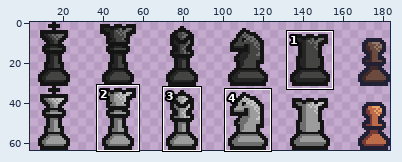
Sprite sheet -- game/assets/chess.png. Above, an overview of the earlier version with the close-up marked.
Close-up. The starting point:
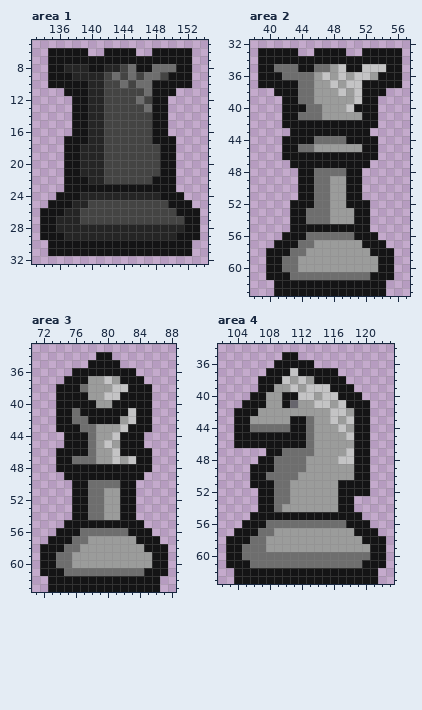
The file is 184x64 pixels. Shown: area 1: x 133..154, y 5..32; area 2: x 38..57, y 32..63; area 3: x 71..88, y 33..63; area 4: x 102..123, y 34..63. The wide view leaves out empty margins. The commit also changed other parts of the picture, which this record leaves out.
After the commit:
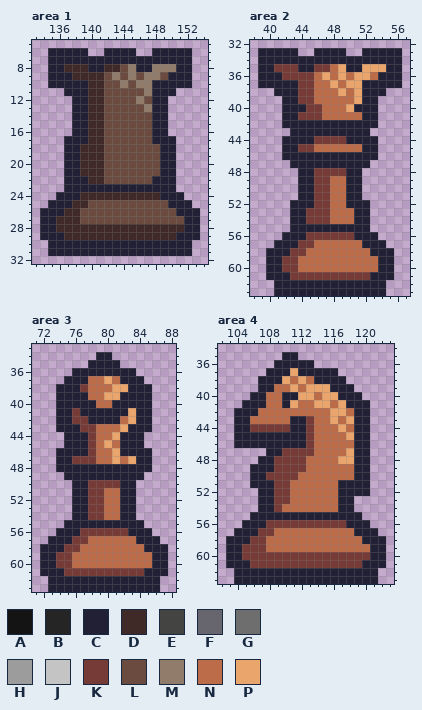
Palette (. is transparent): A #141415  B #252525  C #222034  D #3f2a28  E #444443  F #67656d  G #6e6e6e  H #9b9c9b  J #c4c4c5  K #763b36  L #6b4b3f  M #917b6a  N #bd6c4a  P #eaa56c
The edit:
Changed rows in their new state; - is an unchanged pixel.
Area 1:
first column x 134:
 6 -CCCCC--CCCC--CCCCC-
 7 -CCCCCCCCCCCCCCCCCC-
 8 -CCDDDCCDDLMCCMMMCC-
 9 -CCCDDDDLMLMLMMLCCC-
10 -CCCCCDDLLMLMMCCCCC-
11 ---CCCDDLLLLLMCCC---
12 ----CCDDLLLLMLCC----
13 ----CCDDLLLLLMCC----
14 ----CCDDLLLLLLCC----
15 ----CCDDLLLLLLCC----
16 ----CCDDLLLLLLCC----
17 ---CCCDDLLLLLLCCC---
18 ---CCDDDLLLLLLLCC---
19 ---CCDDDLLLLLLLCC---
20 ---CCDDDLLLLLLLCC---
21 ---CCDDDLLLLLLLCC---
22 ---CCCDDLLLLLLCCC---
23 ---CCCCCCCCCCCCCC---
24 --CCCDDDDDDDDDDCCC--
25 -CCCDDLLLLLLLLLLCCC-
26 CCCDDLLLLLLLLLLLLCCC
27 CCDDDLLLLLLLLLLLLLCC
28 CCDDDDDDDDDDDDDDDDCC
29 CCCDDDDDDDDDDDDDDCCC
30 -CCCCCCCCCCCCCCCCCC-
31 -CCCCCCCCCCCCCCCCCC-
Area 2:
first column x 39:
33 CCCCC--CCCC--CCCCC
34 CCCCCCCCCCCCCCCCCC
35 CCKKKCCKKNPCCPPPCC
36 CCCKKKKNPNPNPPNCCC
37 CCCCCKKNNPNPPCCCCC
38 --CCCKKNNNPNPCCC--
39 ---CCKKNNNNNPCC---
40 ---CCCKKNNNPCCC---
41 ---CCKKKNNNNNCC---
42 ---CCCCCCCCCCCC---
43 ----CCCCCCCCCC----
44 ---CCCCKKKKCCCC---
45 ---CCKKNNNNNNCC---
46 ---CCCCCCCCCCCC---
47 ----CCCCCCCCCC----
48 -----CCKKKKCC-----
49 -----CCKKNNCC-----
50 -----CCKKNNCC-----
51 -----CCKKNNCC-----
52 ----CCCKKNNCCC----
53 ----CCKKKNNNCC----
54 ----CCKKKNNNCC----
55 ----CCCCCCCCCC----
56 ---CCCKKKKKKCCC---
57 --CCCKKNNNNNNCCC--
58 -CCCKKNNNNNNNNCCC-
59 -CCKKNNNNNNNNNNCC-
60 -CCKKNNNNNNNNNNCC-
61 -CCCKKKKKKKKKKCCC-
62 --CCCCCCCCCCCCCC--
63 --CCCCCCCCCCCCCC--
Area 3:
first column x 72:
34 -------CC-------
35 ------CCCC------
36 ----CCCCCCCC----
37 ---CCCNNPNCCC---
38 --CCCKNNNPPCCC--
39 --CCCCNNPPCCCC--
40 --CCCCCNNCCCCC--
41 --CCKCCCCCCPCC--
42 --CCKKCCCCNPCC--
43 --CCCKKNNNPCCC--
44 ---CCCKNNPCCC---
45 ---CCCKNPNCCC---
46 --CCCCKNNPCCCC--
47 --CCKKKNNPNPCC--
48 --CCCCCCCCCCCC--
49 ---CCCCCCCCCC---
50 ----CCKKKKCC----
51 ----CCKKNNCC----
52 ----CCKKNNCC----
53 ----CCKKNNCC----
54 ----CCKKNNCC----
55 ---CCCCCCCCCC---
56 --CCCKKKKKKCCC--
57 -CCCKKNNNNNNCCC-
58 CCCKKNNNNNNNNCCC
59 CCKKNNNNNNNNNNCC
60 CCKKNNNNNNNNNNCC
61 CCCKKKKKKKKKKCCC
62 -CCCCCCCCCCCCCC-
63 -CCCCCCCCCCCCCC-
Area 4:
first column x 103:
35 -------CC-----------
36 ------CCCCC---------
37 -----CCCPCCCCC------
38 ----CCCPNPNCCCC-----
39 ----CCNNPNPPPCCC----
40 ---CCNNCCPPNPPCCC---
41 --CCCNNCPNNPPNPCCC--
42 -CCCNNNNNNNNNPPNCC--
43 -CCNNNNNCCKNNPNPCC--
44 -CCKKKKKCCKNNNPNCC--
45 -CCCCCCCCCKNNNNPCC--
46 -CCCCCCCCCKNNNNNCC--
47 -----CCKKKKNNNNPCC--
48 ----CCKKKKNNNNPPCC--
49 ---CCCKKKKNNNNNNCC--
50 ---CCKKKKNNNNNNNCC--
51 ---CCCKKNNNNNNCCCC--
52 ----CCKKNNNNNNCCCC--
53 ----CCKKNNNNNNCC----
54 ----CCKNNNNNNNCC----
55 ---CCCCCCCCCCCCCC---
56 --CCCKKKKKKKKKKCCC--
57 -CCCKKNNNNNNNNNNCCC-
58 CCCKKNNNNNNNNNNNNCCC
59 CCKKKNNNNNNNNNNNNNCC
60 CCKKKKKKKKKKKKKKKKCC
61 CCCKKKKKKKKKKKKKKCCC
62 -CCCCCCCCCCCCCCCCCC-
63 -CCCCCCCCCCCCCCCCCC-
